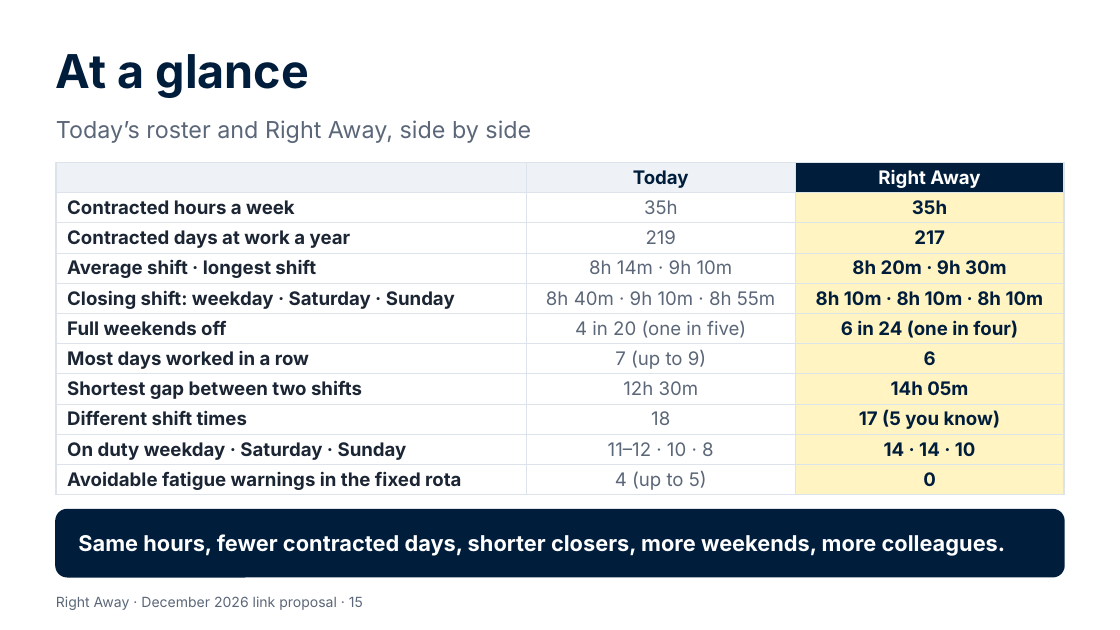
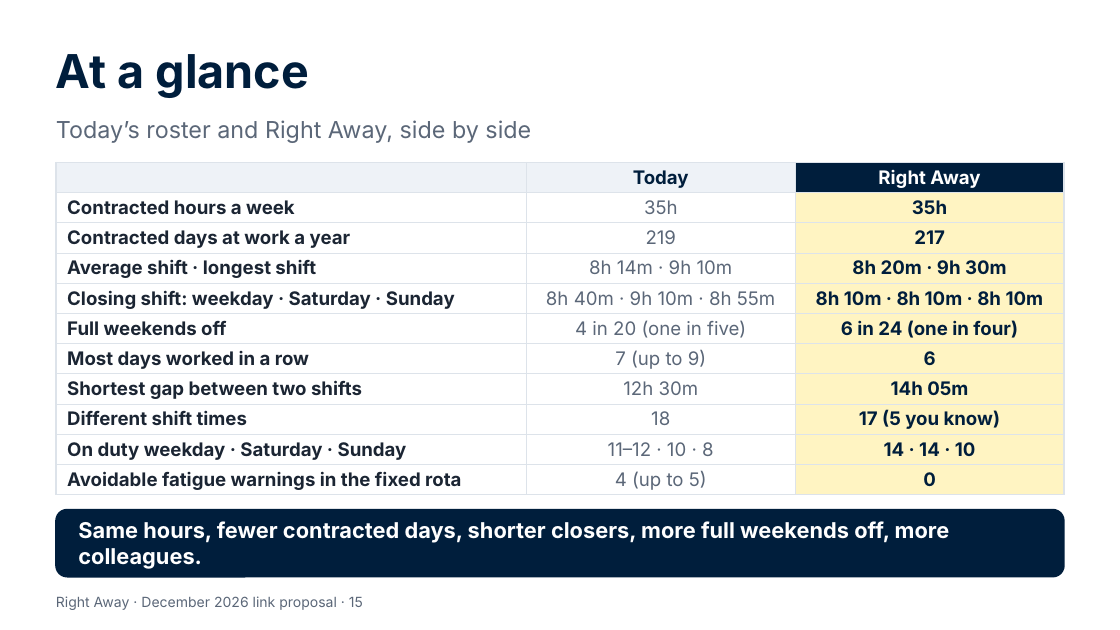
Before and after one commit to Garethdavidmiller/roster-app, a slide deck: slide 15 of docs/proposals/presentations/Right-Away-for-colleagues.pptx. Drawn at 1120x630 pixels with LibreOffice and Linux fonts; fonts in the diff are those of the drawing. Boxes give left, top, right and bottom in pixels: in the first picture for what was removed or moved away, otherwise in the second. Text is boxed around its words. In the diff, an @@ line names an element or a change of style, - is before the commit and + after.

```diff
--- a/docs/proposals/presentations/Right-Away-for-colleagues.pptx
+++ b/docs/proposals/presentations/Right-Away-for-colleagues.pptx
@@ text at <box>78,521,950,569</box>: text changed @@
-Same hours, fewer contracted days, shorter closers, more weekends, more colleagues.
+Same hours, fewer contracted days, shorter closers, more full weekends off, more colleagues.
```
Also in this commit, not shown: 5 other slides changed, 9 other files.
